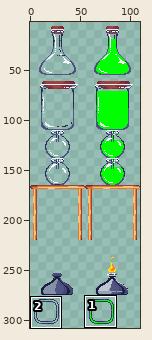
Two states of a sprite sheet, img/sprites55.png. Above, an overview of the earlier version with the close-up marked.
Close-up. The starting point:
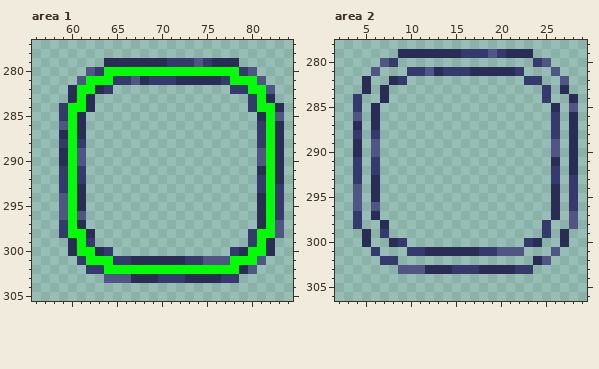
The file is 110x330 pixels. Colours within 5 levels of each other are drawn and written as one. Shown: area 1: x 56..84, y 277..305; area 2: x 2..29, y 278..306. The wide view leaves out empty margins.
After:
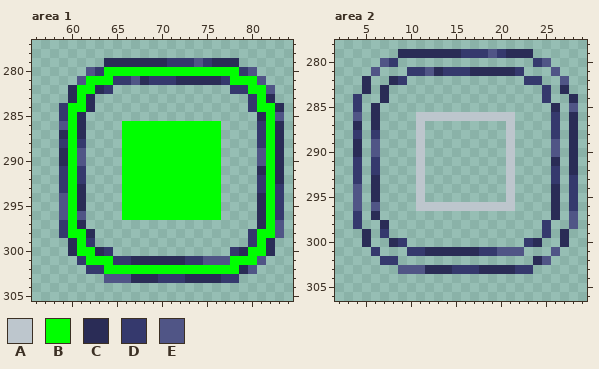
Palette (. is transparent): A #bdc6cd  B #00ff00  C #2a2c56  D #35396d  E #505586
The exact change:
{"where": "area 1"}
{"y":286,"x":66,"old":"...........","new":"BBBBBBBBBBB"}
{"y":287,"x":66,"old":"...........","new":"BBBBBBBBBBB"}
{"y":288,"x":66,"old":"...........","new":"BBBBBBBBBBB"}
{"y":289,"x":66,"old":"...........","new":"BBBBBBBBBBB"}
{"y":290,"x":66,"old":"...........","new":"BBBBBBBBBBB"}
{"y":291,"x":66,"old":"...........","new":"BBBBBBBBBBB"}
{"y":292,"x":66,"old":"...........","new":"BBBBBBBBBBB"}
{"y":293,"x":66,"old":"...........","new":"BBBBBBBBBBB"}
{"y":294,"x":66,"old":"...........","new":"BBBBBBBBBBB"}
{"y":295,"x":66,"old":"...........","new":"BBBBBBBBBBB"}
{"y":296,"x":66,"old":"...........","new":"BBBBBBBBBBB"}
{"where": "area 2"}
{"y":286,"x":11,"old":"...........","new":"AAAAAAAAAAA"}
{"y":287,"x":11,"old":".","new":"A"}
{"y":287,"x":21,"old":".","new":"A"}
{"y":288,"x":11,"old":".","new":"A"}
{"y":288,"x":21,"old":".","new":"A"}
{"y":289,"x":11,"old":".","new":"A"}
{"y":289,"x":21,"old":".","new":"A"}
{"y":290,"x":11,"old":".","new":"A"}
{"y":290,"x":21,"old":".","new":"A"}
{"y":291,"x":11,"old":".","new":"A"}
{"y":291,"x":21,"old":".","new":"A"}
{"y":292,"x":11,"old":".","new":"A"}
{"y":292,"x":21,"old":".","new":"A"}
{"y":293,"x":11,"old":".","new":"A"}
{"y":293,"x":21,"old":".","new":"A"}
{"y":294,"x":11,"old":".","new":"A"}
{"y":294,"x":21,"old":".","new":"A"}
{"y":295,"x":11,"old":".","new":"A"}
{"y":295,"x":21,"old":".","new":"A"}
{"y":296,"x":11,"old":"...........","new":"AAAAAAAAAAA"}
{"label":"added","picture_box":[122,121,221,220]}
{"label":"added","picture_box":[416,112,515,211]}
